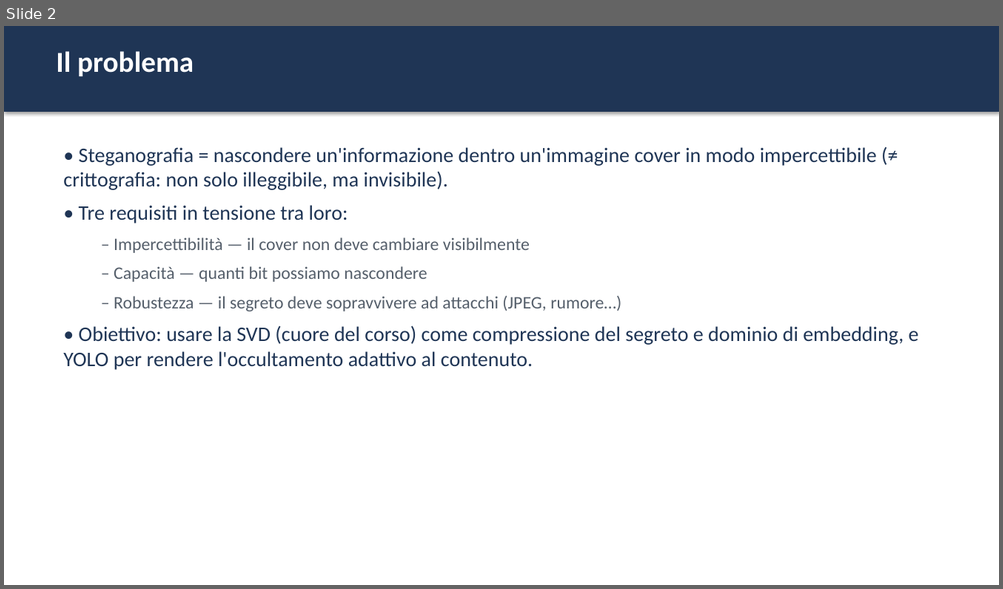
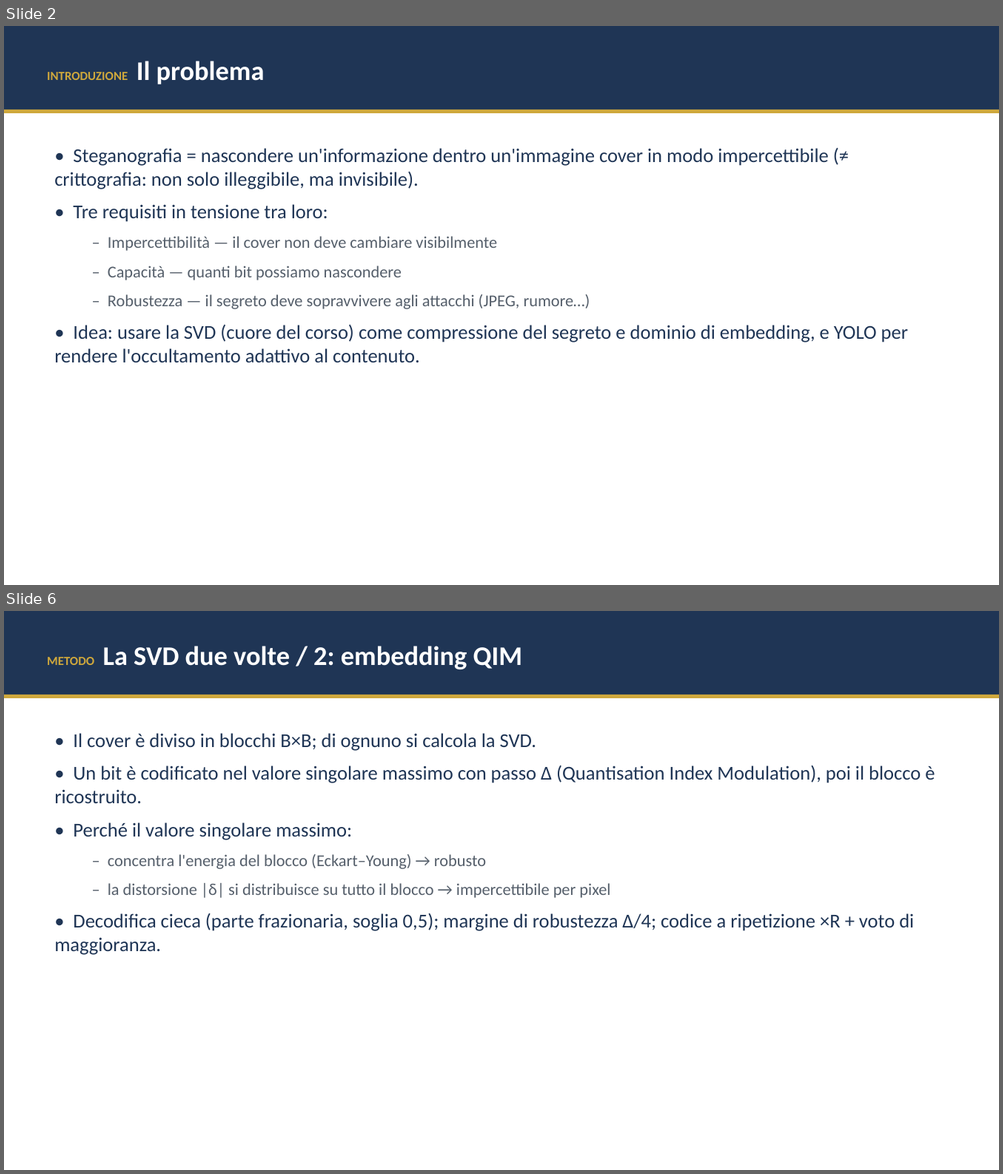
Before and after one commit to elmachico01/SVD_Claude, a slide deck: docs/presentazione.pptx. Shown one above the other, each under a label of ours: slide 2 before the commit, slides 2 and 6 after it; the slides between them are not shown. The pictures are 1003x589 and 1003x1174 pixels, drawn with LibreOffice and Linux fonts; fonts in the diff are those of the drawing. Boxes give left, top, right and bottom in pixels: in the first picture for what was removed or moved away, otherwise in the second. Text is boxed around its words. In the diff, an @@ line names an element or a change of style, - is before the commit and + after.

```diff
--- a/docs/presentazione.pptx
+++ b/docs/presentazione.pptx
@@ slide 6 added at bbox=[4, 611, 999, 1170], background #FFFFFF @@
@@ rectangle added at bbox=[4, 611, 999, 695], fill #1F3555 @@
@@ text added at bbox=[47, 646, 522, 669], 26 pt, text #FFFFFF, bold @@
+METODO La SVD due volte / 2: embedding QIM
@@ rectangle added at bbox=[4, 695, 999, 698], fill #CFA83C @@
@@ text added at bbox=[54, 733, 934, 955], 19 pt, text #1F3555 @@
+• Il cover è diviso in blocchi B×B; di ognuno si calcola la SVD.
+• Un bit è codificato nel valore singolare massimo con passo Δ (Quantisation Index Modulation), poi il blocco è ricostruito.
+• Perché il valore singolare massimo:
+  – concentra l'energia del blocco (Eckart–Young) → robusto
+  – la distorsione |δ| si distribuisce su tutto il blocco → impercettibile per pixel
+• Decodifica cieca (parte frazionaria, soglia 0,5); margine di robustezza Δ/4; codice a ripetizione ×R + voto di maggioranza.
@@ slide 2 changed as well @@
@@ rectangle at bbox=[4, 26, 999, 110]: shadow off @@
@@ text "INTRODUZIONE Il problema" at bbox=[47, 61, 264, 84]: vertical alignment top to middle @@
@@ text at bbox=[47, 61, 264, 84]: text changed; size 28 to 12 pt; text colour #FFFFFF to #CFA83C @@
-Il problema
+INTRODUZIONE Il problema
@@ rectangle added at bbox=[4, 110, 999, 113], fill #CFA83C @@
@@ text at bbox=[54, 148, 828, 281]: size 20 to 19 pt in "• Steganografia = nascondere un'informazione dentro un'immag ...", "• Tre requisiti in tensione tra loro:"; size 17 to 16 pt in "– Impercettibilità — il cover non deve ...", "– Capacità — quanti bit possiamo nascondere"; more space between paragraphs @@
@@ text at bbox=[54, 295, 908, 363]: text changed; size 20 to 19 pt @@
-  – Robustezza — il segreto deve sopravvivere ad attacchi (JPEG, rumore…)
-• Obiettivo: usare la SVD (cuore del corso) come compressione del segreto e dominio di embedding, e YOLO per rendere l'occultamento adattivo al contenuto.
+  – Robustezza — il segreto deve sopravvivere agli attacchi (JPEG, rumore…)
+• Idea: usare la SVD (cuore del corso) come compressione del segreto e dominio di embedding, e YOLO per rendere l'occultamento adattivo al contenuto.
```
Also in this commit, not shown: 7 other slides changed, 4 other slides added, 8 slides removed, 5 other files.
